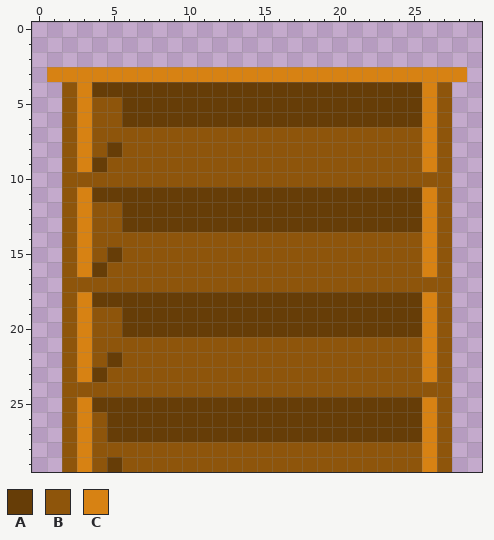
One commit to this pixel-art sprite: images/Shelf/Front.png. Above: the version before the commit.
The file is 30x30 pixels. Pixels under 10% opacity are left out.
Palette (. is transparent): A #663d07  B #8e550b  C #d78213
Pixels before, first column x 1:
 3 CCCCCCCCCCCCCCCCCCCCCCCCCCCC
 4 .BCAAAAAAAAAAAAAAAAAAAAAACB.
 5 .BCBBAAAAAAAAAAAAAAAAAAAACB.
 6 .BCBBAAAAAAAAAAAAAAAAAAAACB.
 7 .BCBBBBBBBBBBBBBBBBBBBBBBCB.
 8 .BCBABBBBBBBBBBBBBBBBBBBBCB.
 9 .BCABBBBBBBBBBBBBBBBBBBBBCB.
10 .BBBBBBBBBBBBBBBBBBBBBBBBBB.
11 .BCAAAAAAAAAAAAAAAAAAAAAACB.
12 .BCBBAAAAAAAAAAAAAAAAAAAACB.
13 .BCBBAAAAAAAAAAAAAAAAAAAACB.
14 .BCBBBBBBBBBBBBBBBBBBBBBBCB.
15 .BCBABBBBBBBBBBBBBBBBBBBBCB.
16 .BCABBBBBBBBBBBBBBBBBBBBBCB.
17 .BBBBBBBBBBBBBBBBBBBBBBBBBB.
18 .BCAAAAAAAAAAAAAAAAAAAAAACB.
19 .BCBBAAAAAAAAAAAAAAAAAAAACB.
20 .BCBBAAAAAAAAAAAAAAAAAAAACB.
21 .BCBBBBBBBBBBBBBBBBBBBBBBCB.
22 .BCBABBBBBBBBBBBBBBBBBBBBCB.
23 .BCABBBBBBBBBBBBBBBBBBBBBCB.
24 .BBBBBBBBBBBBBBBBBBBBBBBBBB.
25 .BCAAAAAAAAAAAAAAAAAAAAAACB.
26 .BCBAAAAAAAAAAAAAAAAAAAAACB.
27 .BCBAAAAAAAAAAAAAAAAAAAAACB.
28 .BCBBBBBBBBBBBBBBBBBBBBBBCB.
29 .BCBABBBBBBBBBBBBBBBBBBBBCB.
Once edited:
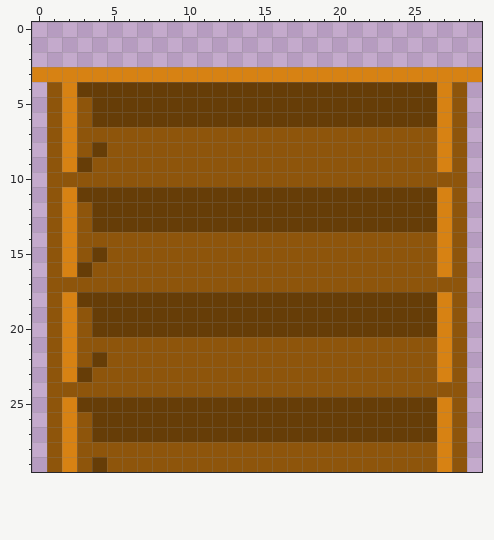
From old to new:
Changed rows in their new state; - is an unchanged pixel.
first column x 0:
 3 C----------------------------C
 4 -BCA----------------------ACB-
 5 -BCBAA--------------------ACB-
 6 -BCBAA--------------------ACB-
 7 -BCB----------------------BCB-
 8 -BCBAB--------------------BCB-
 9 -BCAB---------------------BCB-
10 -B--------------------------B-
11 -BCA----------------------ACB-
12 -BCBAA--------------------ACB-
13 -BCBAA--------------------ACB-
14 -BCB----------------------BCB-
15 -BCBAB--------------------BCB-
16 -BCAB---------------------BCB-
17 -B--------------------------B-
18 -BCA----------------------ACB-
19 -BCBAA--------------------ACB-
20 -BCBAA--------------------ACB-
21 -BCB----------------------BCB-
22 -BCBAB--------------------BCB-
23 -BCAB---------------------BCB-
24 -B--------------------------B-
25 -BCA----------------------ACB-
26 -BCBA---------------------ACB-
27 -BCBA---------------------ACB-
28 -BCB----------------------BCB-
29 -BCBAB--------------------BCB-
Pixel boxes of the changes (left, top, right, bottom) in both pictures:
changed: (32, 67, 122, 472)
changed: (422, 67, 482, 472)
